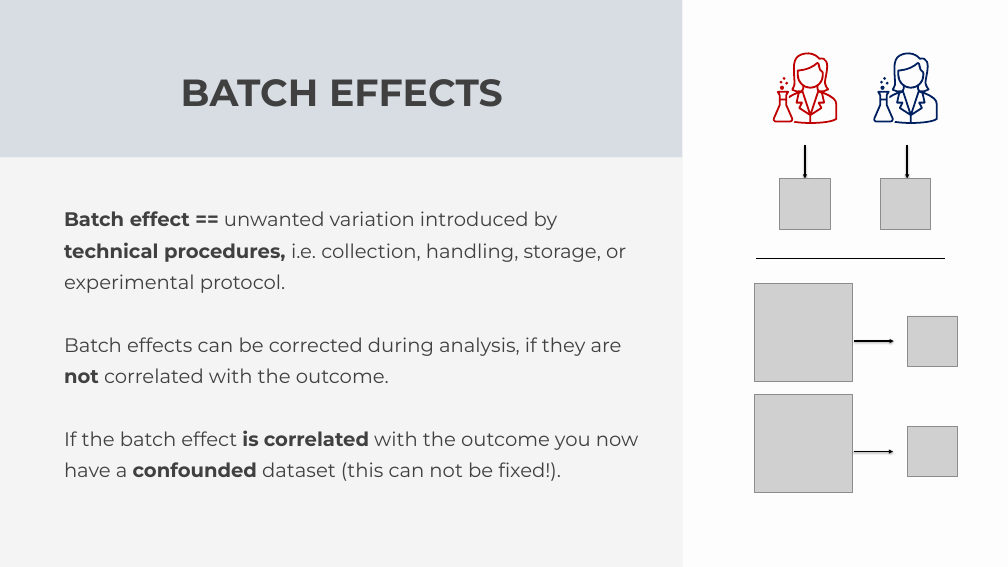
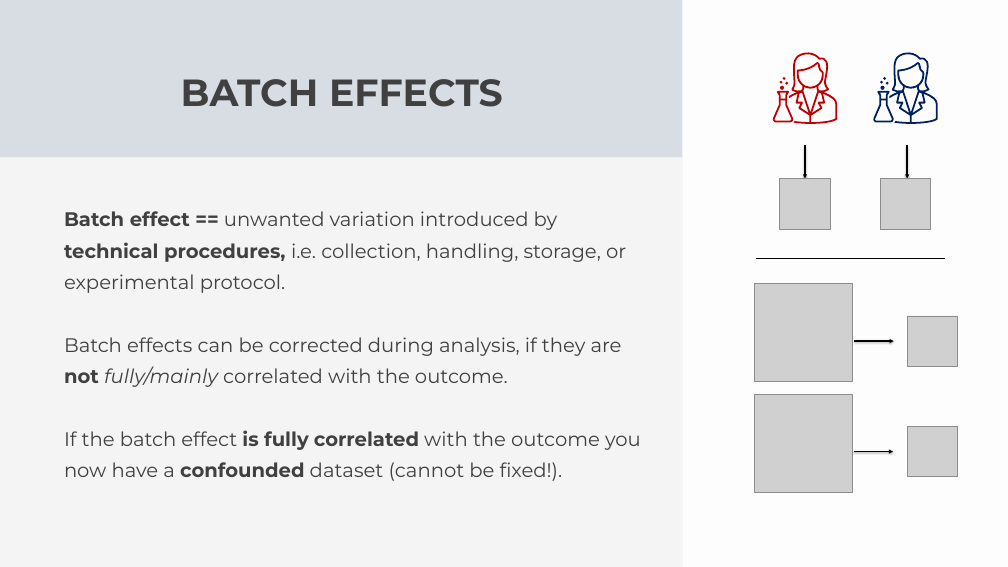
Before and after one commit to Center-for-Health-Data-Science/Foundations-of-Health-Data-Science, a slide deck: slide 16 of Slides/FHDS_Exploratory_Data_Analysis_Part2.pptx. Drawn at 1008x567 pixels with LibreOffice and Linux fonts; fonts in the diff are those of the drawing; grey boxes stand for pictures. Boxes give left, top, right and bottom in pixels: in the first picture for what was removed or moved away, otherwise in the second. Text is boxed around its words. In the diff, an @@ line names an element or a change of style, - is before the commit and + after.

```diff
--- a/Slides/FHDS_Exploratory_Data_Analysis_Part2.pptx
+++ b/Slides/FHDS_Exploratory_Data_Analysis_Part2.pptx
@@ text at [64,337,641,481]: text changed @@
-Batch effects can be corrected during analysis, if they are not correlated with the outcome.
-If the batch effect is correlated with the outcome you now have a confounded dataset (this can not be fixed!).
+Batch effects can be corrected during analysis, if they are not fully/mainly correlated with the outcome.
+If the batch effect is fully correlated with the outcome you now have a confounded dataset (cannot be fixed!).
```
Also in this commit, not shown: 5 other slides changed, 3 slides removed.
